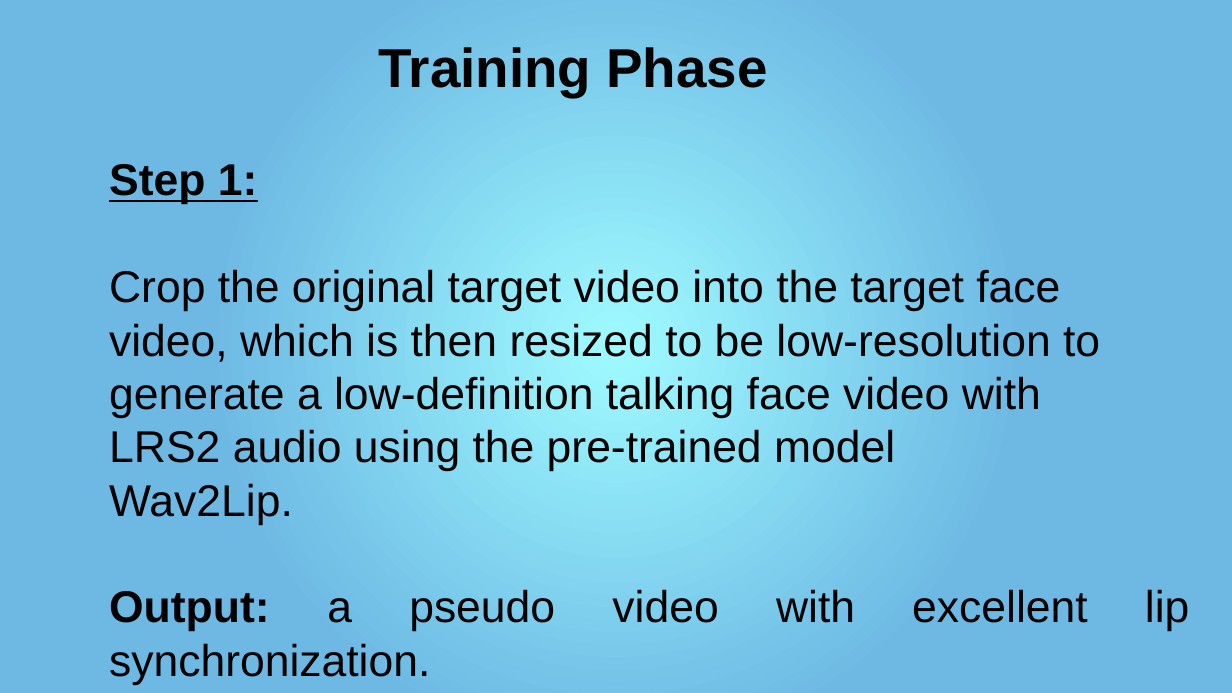
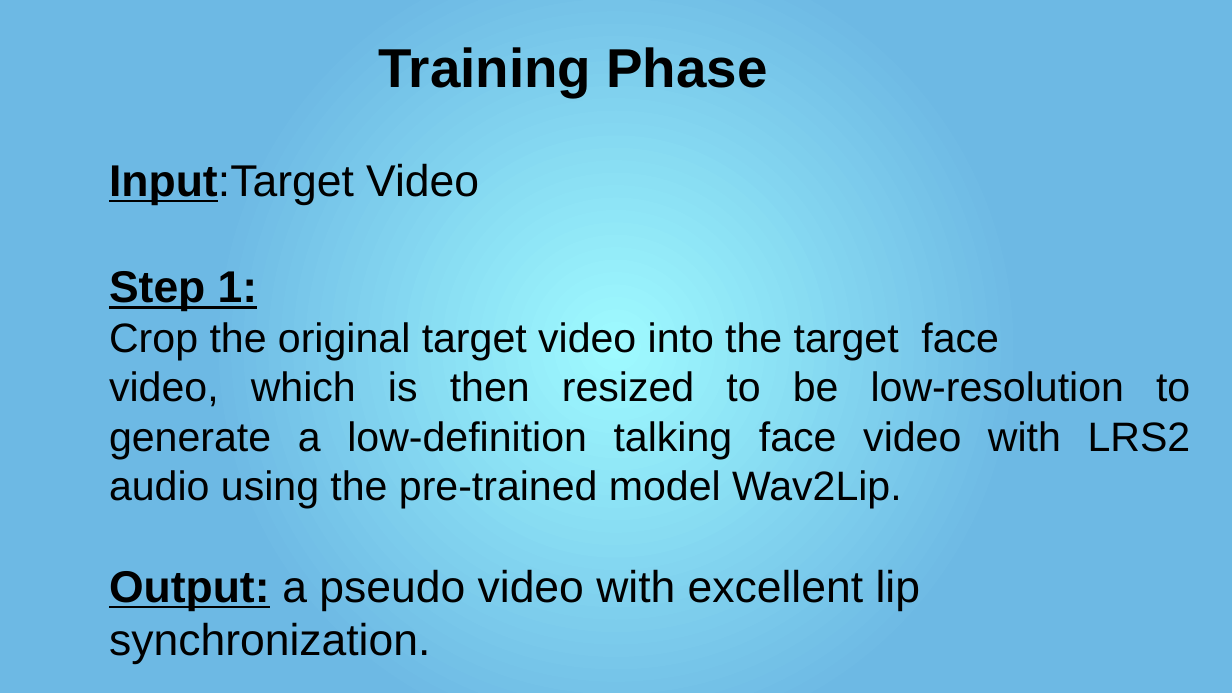
Before and after one commit to mr-speedster/seminar-presentation, a slide deck: slide 15 of Presentation.pptx. Drawn at 1232x693 pixels with LibreOffice and Linux fonts; fonts in the diff are those of the drawing. Boxes give left, top, right and bottom in pixels: in the first picture for what was removed or moved away, otherwise in the second. Text is boxed around its words. In the diff, an @@ line names an element or a change of style, - is before the commit and + after.

```diff
--- a/Presentation.pptx
+++ b/Presentation.pptx
@@ text at bbox=[109, 163, 479, 205]: paragraph added @@
+Input:Target Video
@@ text at bbox=[109, 322, 1191, 665]: size 26 to 24 pt in "Crop the original target video into the ..."; underline on in "Output:"; alignment justified to left @@
```
Also in this commit, not shown: 2 other slides changed.
